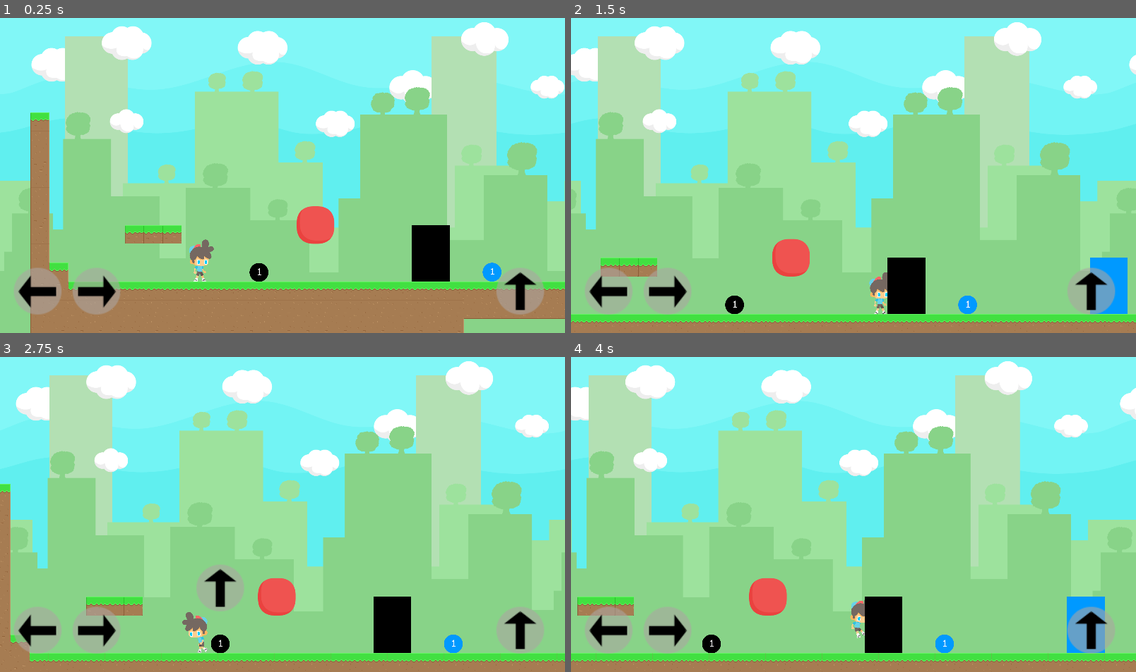
Above: before the commit, frames 1-4 (two rows, left to right).
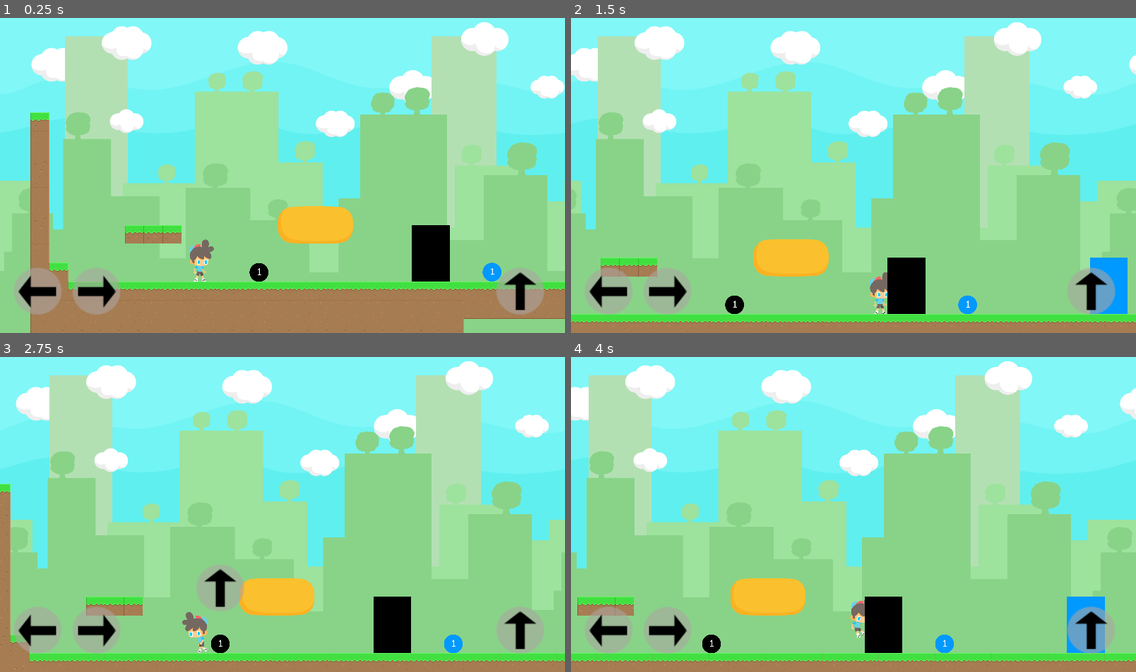
Above: after the commit, the same moments.

Repository: SzilardKosa/BankToTheFuture
Game: Godot game, scene res://src/Levels/TestLevelSzilard.tscn
The game is run twice, just before and just after one commit, with the same random seed, the same clock (stepped at 60 frames per second) and the same inputs.
Inputs:
- Up to frame 1 (0.25 s): no input
- Up to frame 2 (1.5 s): hold Right (move_right) from 0.53 s (still down); tap Up (jump) at 0.77 s
- Up to frame 3 (2.75 s): tap Up (jump) at 1.52 s; release Right (move_right) at 2.03 s; hold Left (move_left) from 2.03 s (still down)
- Up to frame 4 (4 s): release Left (move_left) at 2.78 s; hold Right (move_right) from 2.78 s (still down); tap Up (jump) at 3.02, 3.77 s

The runs differ from the first frame. In frame 1, 1.5% of the frame differs, in the area x 49-63%, y 59-72%; in frame 2, 1.5%; in frame 3, 1.5%; in frame 4, 1.5%.

Commit message:
ninepatch images updated

Diff:
--- a/src/Levels/TestLevelSzilard.tscn
+++ b/src/Levels/TestLevelSzilard.tscn
@@ -3,7 +3,7 @@
 [ext_resource path="res://src/Actors/Player.tscn" type="PackedScene" id=1]
 [ext_resource path="res://assets/tiles/TileSet.tres" type="TileSet" id=2]
 [ext_resource path="res://src/UserInterface/TouchControl.tscn" type="PackedScene" id=3]
-[ext_resource path="res://assets/icons/Iconic2048x2048_cropped_1.png" type="Texture" id=4]
+[ext_resource path="res://assets/ninepatch/Empty1024x1024-01-03.png" type="Texture" id=4]
 [ext_resource path="res://src/Objects/trashcan/MixedTrashCan.tscn" type="PackedScene" id=5]
 [ext_resource path="res://src/Objects/trashcan/PaperTrashCan.tscn" type="PackedScene" id=6]
 [ext_resource path="res://assets/ui/touch_button_down.png" type="Texture" id=7]
Binary file removed: assets/ninepatch/0.png
Binary file removed: assets/ninepatch/1.png
Binary file removed: assets/ninepatch/10.png
Binary file removed: assets/ninepatch/11.png
Binary file removed: assets/ninepatch/2.png
Binary file removed: assets/ninepatch/3.png
Binary file removed: assets/ninepatch/4.png
Binary file removed: assets/ninepatch/5.png
Binary file removed: assets/ninepatch/6.png
Binary file removed: assets/ninepatch/7.png
Binary file removed: assets/ninepatch/8.png
Binary file removed: assets/ninepatch/9.png
(and 24 more such lines)
